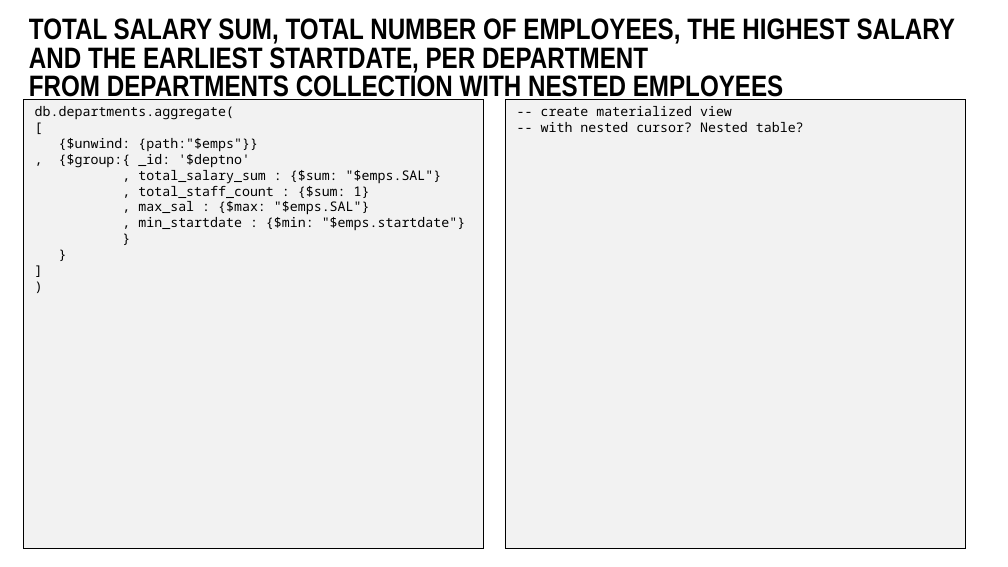
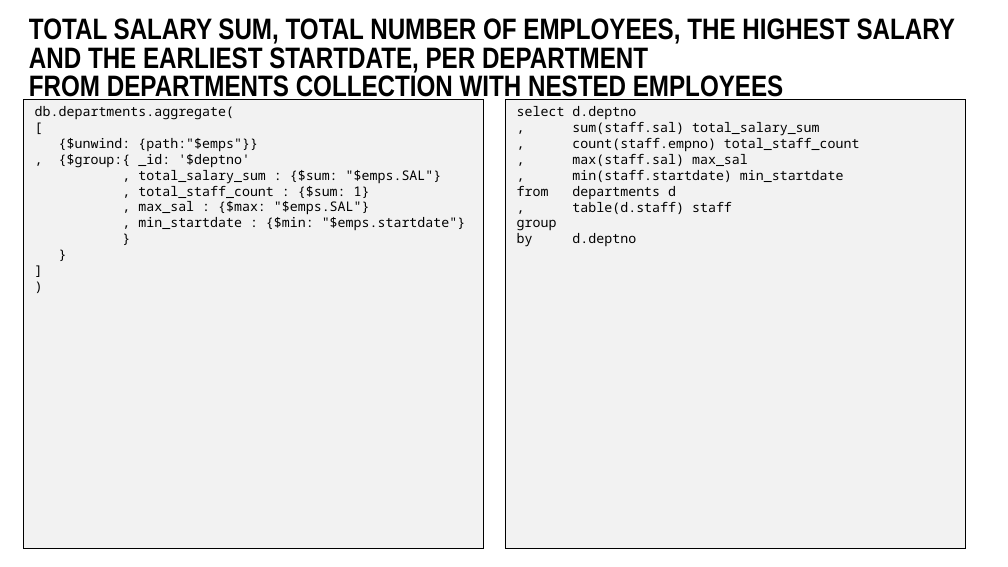
Before and after one commit to lucasjellema/sig-nosql-mongodb, a slide deck: slide 25 of mongodb-find-agg-vs-oracle-sql.pptx. Drawn at 1008x567 pixels with LibreOffice and Linux fonts; fonts in the diff are those of the drawing; background and template pictures are left out. Boxes give left, top, right and bottom in pixels: in the first picture for what was removed or moved away, otherwise in the second. Text is boxed around its words. In the diff, an @@ line names an element or a change of style, - is before the commit and + after.

Commit message:
Adding nested table and materialized view

```diff
--- a/mongodb-find-agg-vs-oracle-sql.pptx
+++ b/mongodb-find-agg-vs-oracle-sql.pptx
@@ text at (517,106,860,247): text changed @@
--- create materialized view
--- with nested cursor? Nested table?
+select d.deptno
+, sum(staff.sal) total_salary_sum
+, count(staff.empno) total_staff_count
+, max(staff.sal) max_sal
+, min(staff.startdate) min_startdate
+from departments d
+, table(d.staff) staff
+group
+by d.deptno
```
Also in this commit, not shown: 7 other slides changed, 1 other file.
